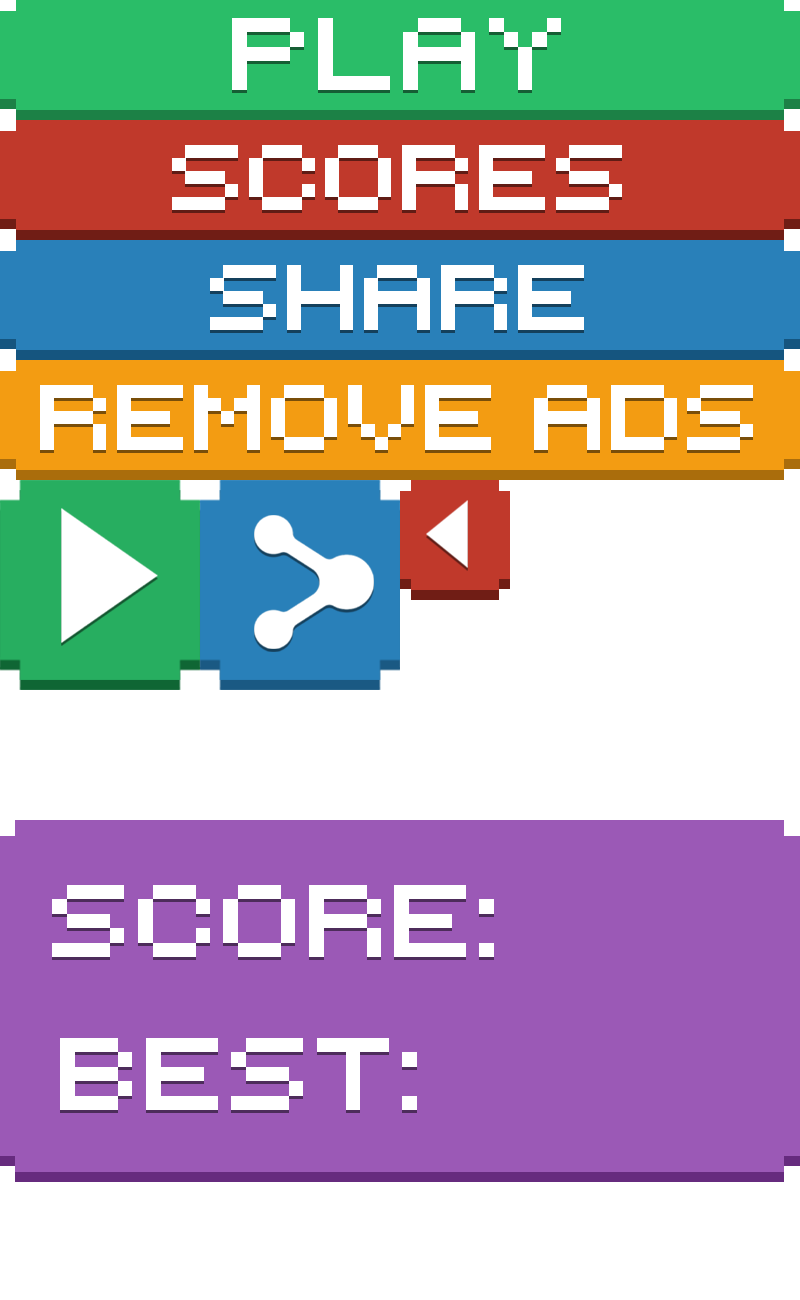
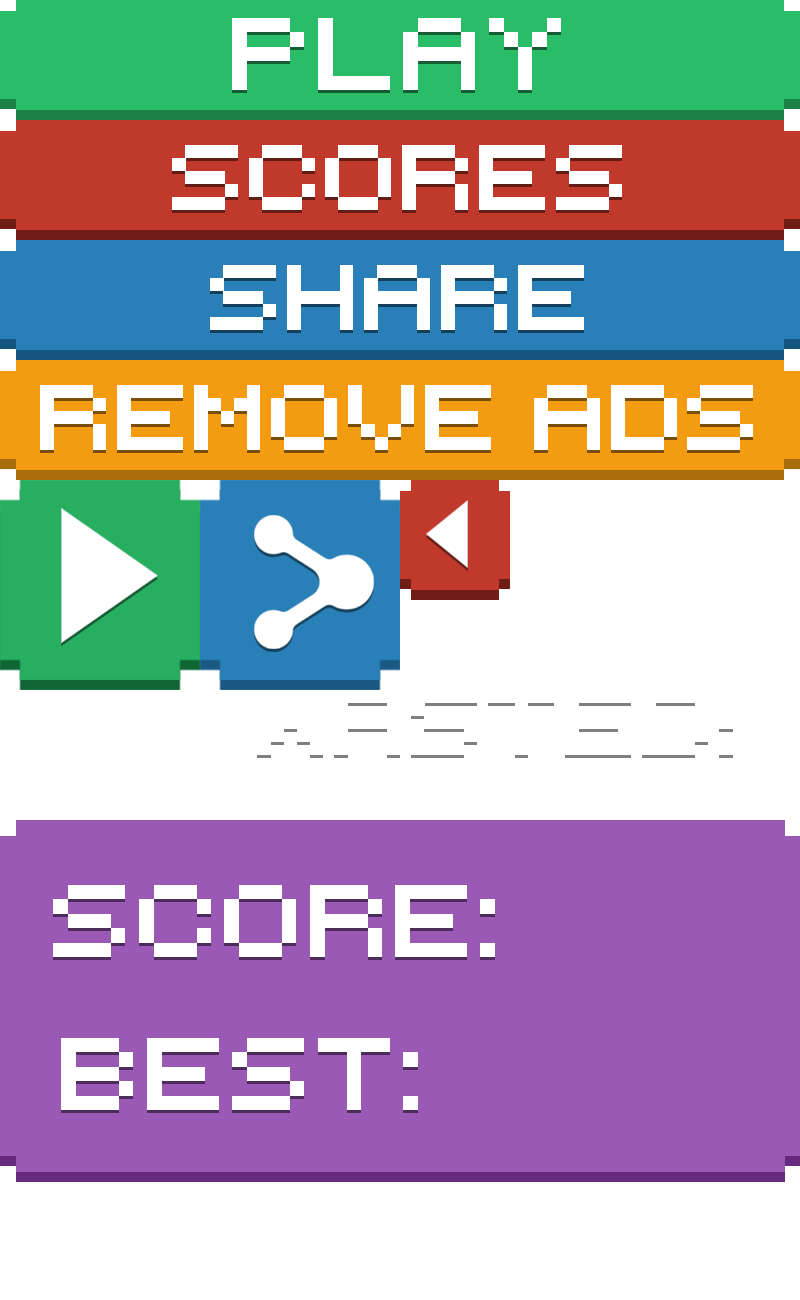
Layered file, before and after one edit (800x1300). Changes by layer:
painted on "Layer 12" over (x1=15, y1=703, x2=785, y2=1182)
